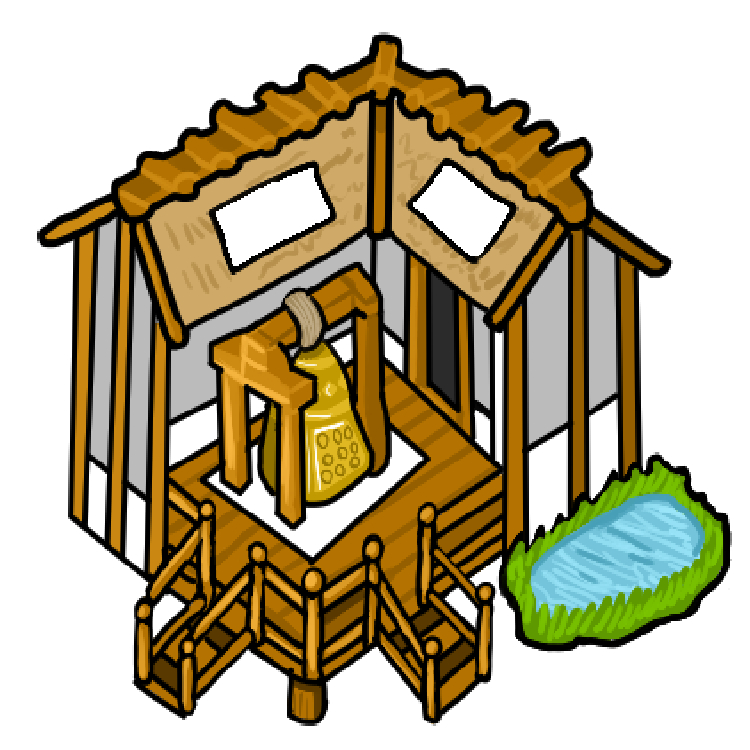
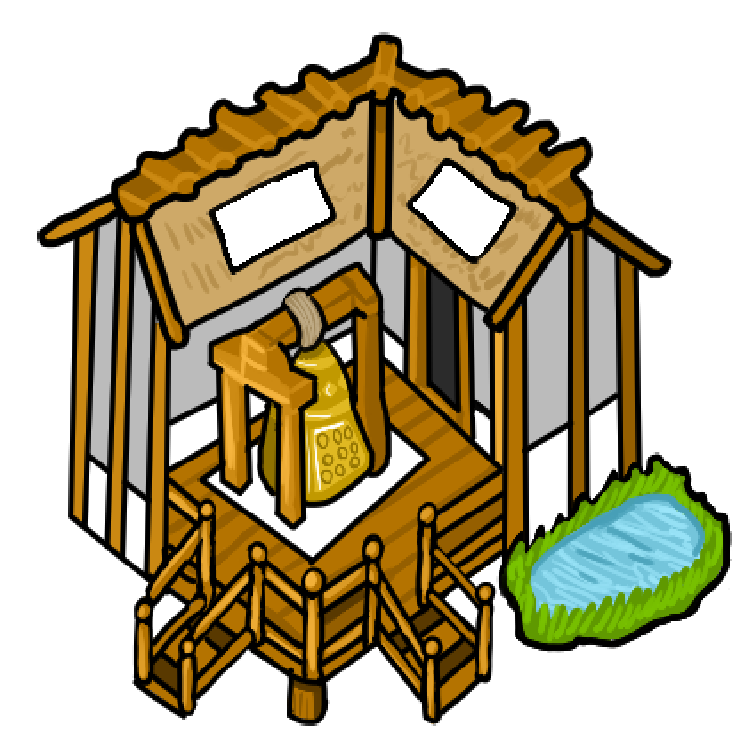
Layer changes from the first 750 × 750 image to the second:
painted on "sketch" (2nd of 2, in "main" › "building") over [487, 329, 504, 478]
painted on "color" (2nd of 2, in "main" › "building") over [487, 329, 504, 478]
